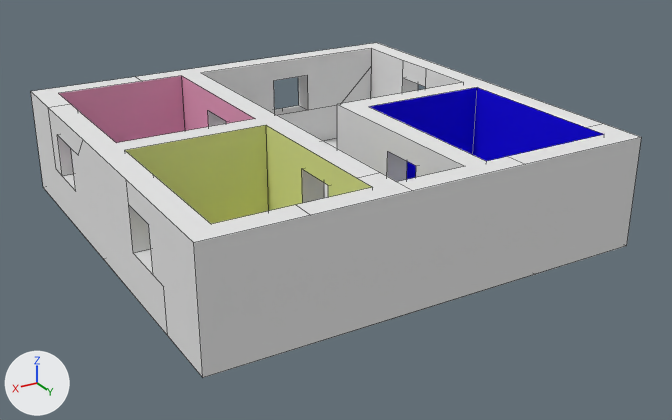
The Blender file Escape/Assets/Architecture/Architecture.blend as it was, and as the next commit left it.
Both versions are drawn from a camera (50 mm lens) standing at (9.91, 17.52, 8.75) and looking at (-0.16, 0.73, 0.35). Every picture has the same lights, and +X, +Y and +Z are marked at lower left. Mesh edges are drawn as thin lines.

Objects in the first picture: 'Waende'.
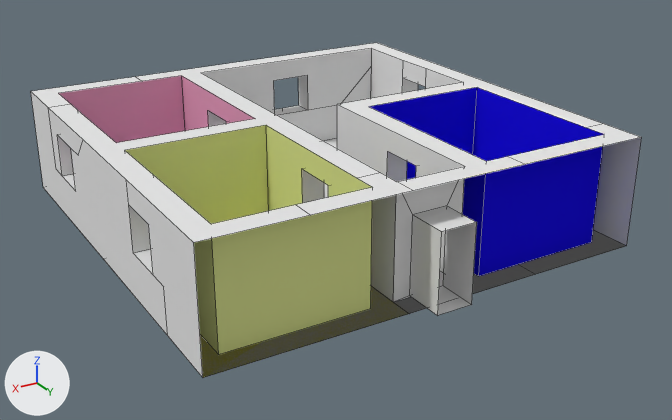
Boxes [x1, y1, x2, y2] around the edits, measured in the pictures (672 x 420 px):
'Waende', reshaped
    before: [31, 43, 642, 378]
    after: [31, 43, 642, 377]
part 1 of me_grid_001, built on
    before: [194, 137, 642, 378]
    after: [393, 179, 477, 315]
'Boden', unchanged, uncovered by the edit
    before: [324, 138, 337, 198]
    after: [200, 138, 625, 378]

What the commit changed:
me_grid_001 is used by ob_waende; location (0.0, 0.0, 0.0).
me_grid_001 had 142 vertices, 61 faces and spanned x -5.0..5.0, y -5.0..5.0, z 0.0..2.5.
me_grid_001 now has 150 vertices, 67 faces and spans x -5.0..5.0, y -5.0..5.38, z 0.0..2.5.
Part 1, on me_grid_001:
2 faces are deleted.
8 vertices are added at x -0.4..0.4, y 4.47..5.38, z 0.03..1.76.
8 new faces join them, mat_tapete (white #e7e7e7).
